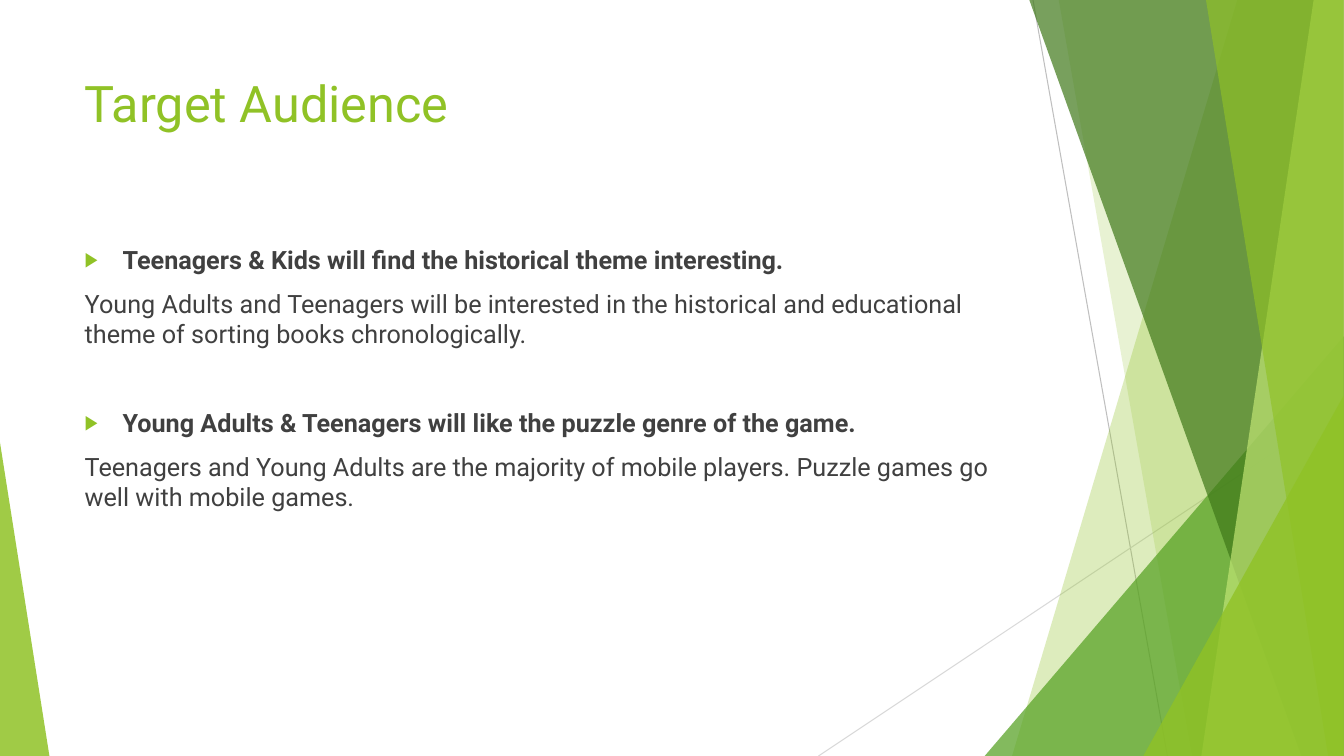
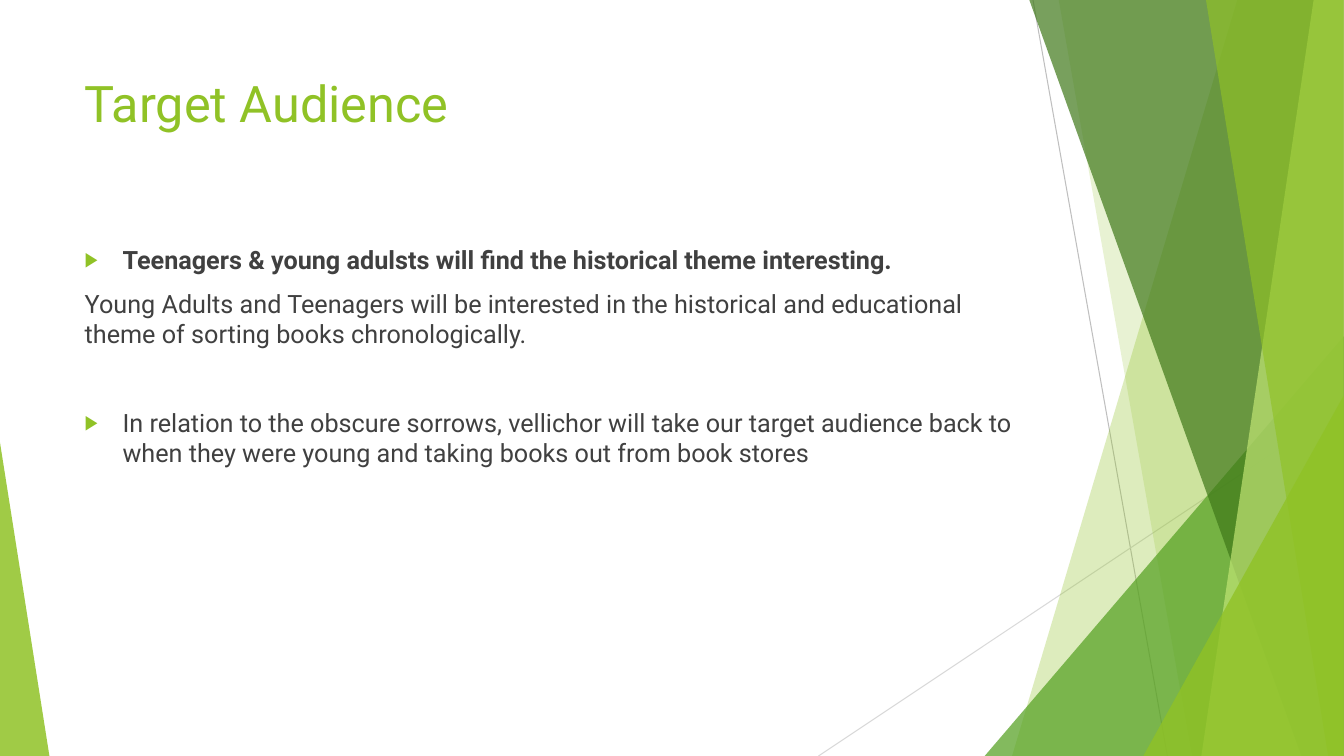
Before and after one commit to UoSGamesGroups/first-semester-l4-5-group-14, a slide deck: slide 3 of Group 14.pptx. Drawn at 1344x756 pixels with LibreOffice and Linux fonts; fonts in the diff are those of the drawing. Boxes give left, top, right and bottom in pixels: in the first picture for what was removed or moved away, otherwise in the second. Text is boxed around its words. In the diff, an @@ line names an element or a change of style, - is before the commit and + after.

```diff
--- a/Group 14.pptx
+++ b/Group 14.pptx
@@ text at [123, 250, 891, 275]: text changed @@
-▶ Teenagers & Kids will find the historical theme interesting.
+▶ Teenagers & young adulsts will find the historical theme interesting.
@@ text at [123, 413, 1011, 468]: text changed @@
-▶ Young Adults & Teenagers will like the puzzle genre of the game.
-Teenagers and Young Adults are the majority of mobile players. Puzzle games go well with mobile games.
+▶ In relation to the obscure sorrows, vellichor will take our target audience back to when they were young and taking books out from book stores
```
Also in this commit, not shown: 3 other slides changed, 1 slide added.
